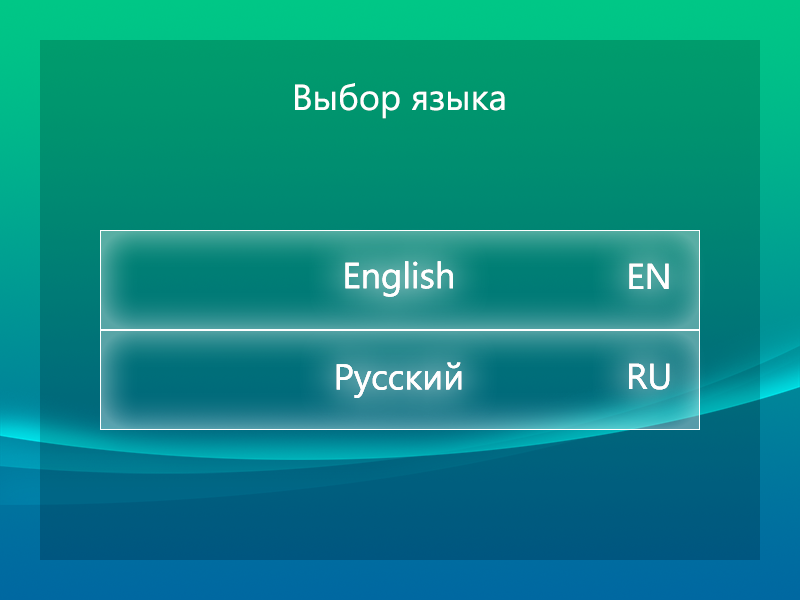
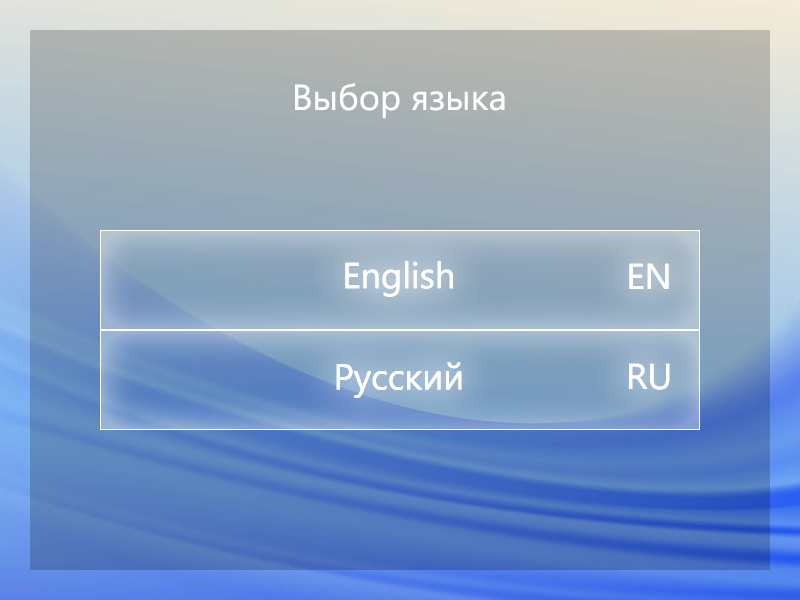
Before/after of a 800 x 600 layered artwork. What changed in the layer stack:
painted on "Русский" (1st of 2, in "Menu" › "Menu Items (pressed)" › "Menu Item 2") over (345, 362, 461, 398)
painted on "Русский" (2nd of 2, in "Menu" › "Menu Items" › "Menu Item 2") over (345, 362, 461, 398)
showed "Work Panel Rasterized" over (0, 0, 800, 600)
